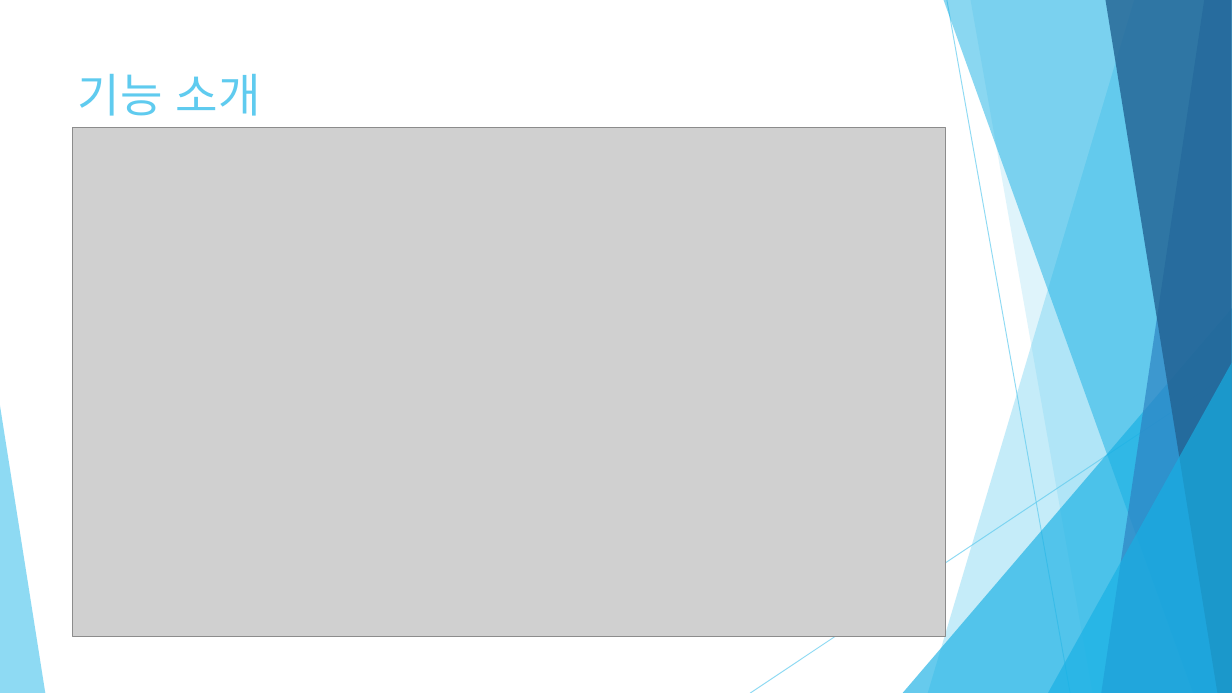
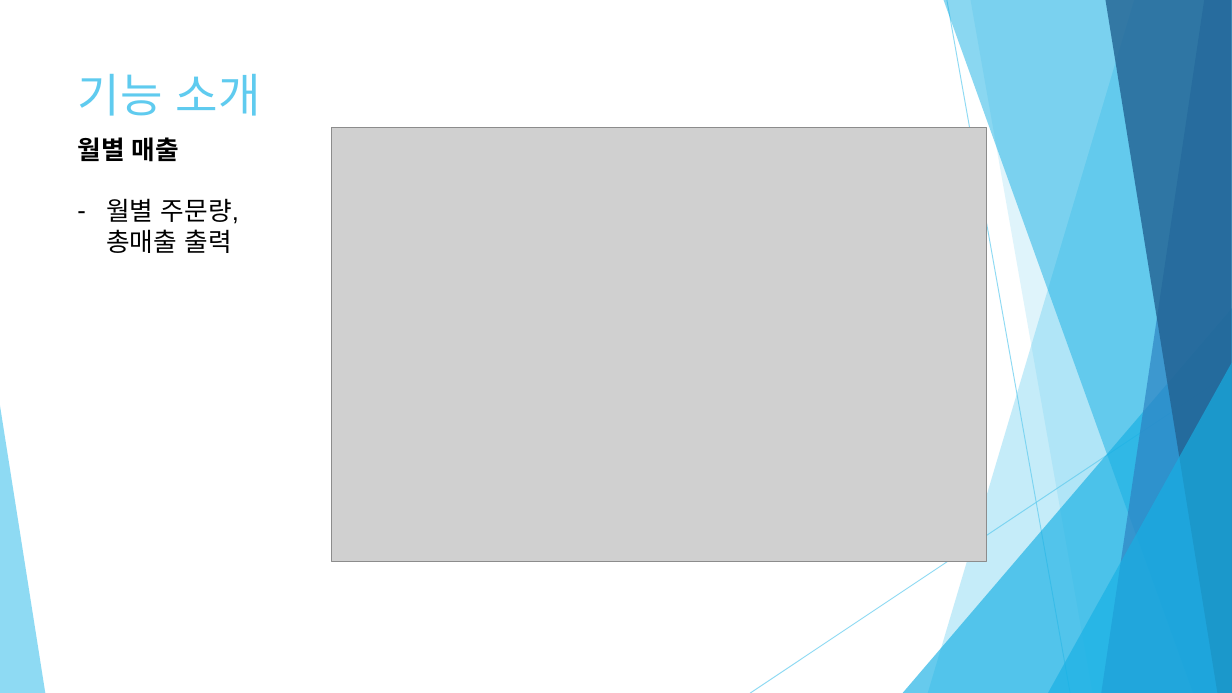
Before and after one commit to mywns123/project_yeop, a slide deck: slide 23 of document/세탁물 주문 관리_임준엽.pptx (slide 27 before the commit). Drawn at 1232x693 pixels with LibreOffice and Linux fonts; fonts in the diff are those of the drawing; grey boxes stand for pictures. Boxes give left, top, right and bottom in pixels: in the first picture for what was removed or moved away, otherwise in the second. Text is boxed around its words. In the diff, an @@ line names an element or a change of style, - is before the commit and + after.

```diff
--- a/document/세탁물 주문 관리_임준엽.pptx
+++ b/document/세탁물 주문 관리_임준엽.pptx
@@ text added at [77,137,239,253], 20 pt, text #000000 @@
+월별 매출
+– 월별 주문량, 총매출 출력
@@ picture: place and size @@
-picture at [73,128,946,637]
+picture at [332,128,987,562]
```
Also in this commit, not shown: 18 other slides changed, 6 slides removed, 4 other files.
